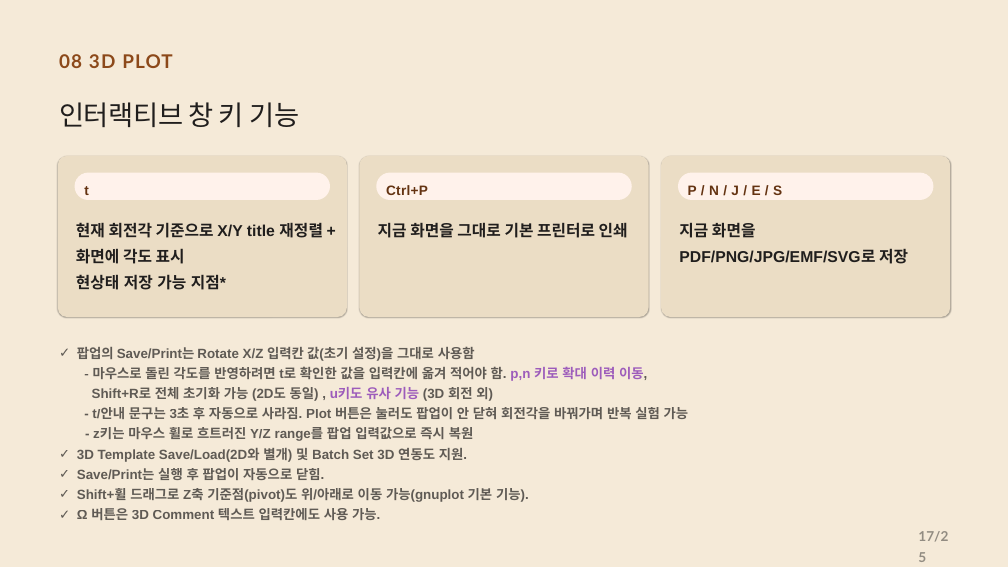
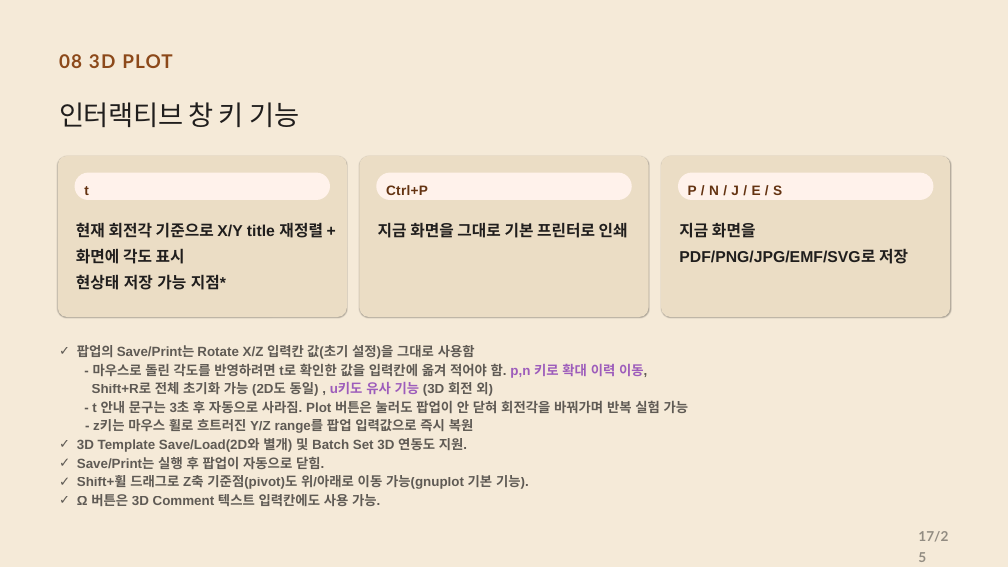
Before and after one commit to CWKIM113/CathPlot_Pub, a slide deck: slide 17 of CathPlot_발표.pptx. Drawn at 1008x567 pixels with LibreOffice and Linux fonts; fonts in the diff are those of the drawing. Boxes give left, top, right and bottom in pixels: in the first picture for what was removed or moved away, otherwise in the second. Text is boxed around its words. In the diff, an @@ line names an element or a change of style, - is before the commit and + after.

```diff
--- a/CathPlot_발표.pptx
+++ b/CathPlot_발표.pptx
@@ text at (77, 345, 689, 413): text changed @@
-✓ 팝업의 Save/Print는 Rotate X/Z 입력칸 값(초기 설정)을 그대로 사용함
-  - 마우스로 돌린 각도를 반영하려면 t로 확인한 값을 입력칸에 옮겨 적어야 함. p,n 키로 확대 이력 이동,
-  Shift+R로 전체 초기화 가능 (2D도 동일) , u키도 유사 기능 (3D 회전 외)
-  - t/안내 문구는 3초 후 자동으로 사라짐. Plot 버튼은 눌러도 팝업이 안 닫혀 회전각을 바꿔가며 반복 실험 가능
+✓ 팝업의 Save/Print는 Rotate X/Z 입력칸 값(초기 설정)을 그대로 사용함
+  - 마우스로 돌린 각도를 반영하려면 t로 확인한 값을 입력칸에 옮겨 적어야 함. p,n 키로 확대 이력 이동,
+  Shift+R로 전체 초기화 가능 (2D도 동일) , u키도 유사 기능 (3D 회전 외)
+  - t 안내 문구는 3초 후 자동으로 사라짐. Plot 버튼은 눌러도 팝업이 안 닫혀 회전각을 바꿔가며 반복 실험 가능
@@ text at (77, 419, 529, 506): line spacing 1.27 to 1.17 @@
```
Also in this commit, not shown: 10 other slides changed.
